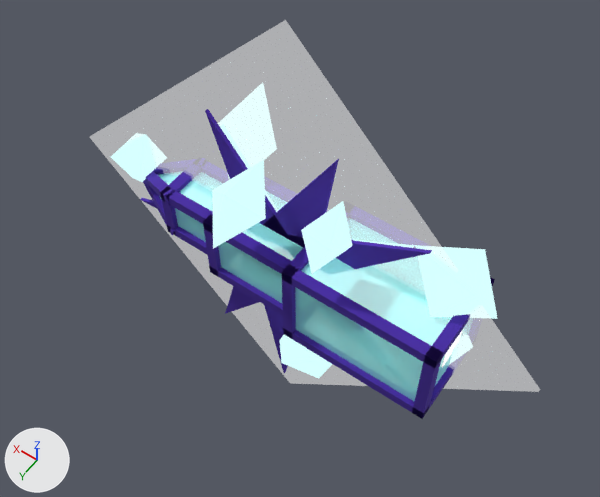
What one commit did to the glTF model assets/models/effects/fx_spellpierce.glb.
The view is the same before and after, from a 50 mm camera at (-1.65, 2.18, 3.52) aimed at (0.0, -0.14, -0.11). Every picture has the same lights, and +X, +Y and +Z are marked at lower left. The picture after the commit comes second. Where no turn or scale is listed for an object, it has been applied to the vertices. Vertices at exactly the same position are counted once.

Before the edit, the objects in view are built like this:
```python
ob_spellpierce_fx_spellpierce_lance_glow1 = bpy.data.objects.new('spellpierce_FX_SpellPierce_Lance_Glow1', me_mesh_0)
ob_spellpierce_fx_spellpierce_lance_glow1.location = (0.0, 0.0, 0.0)
ob_spellpierce_fx_spellpierce_lance_mesh2 = bpy.data.objects.new('spellpierce_FX_SpellPierce_Lance_Mesh2', me_mesh_1)
ob_spellpierce_fx_spellpierce_lance_mesh2.location = (0.0, 0.0, 0.0)
ob_spellpierce_fx_spellpierce_lance_mesh3 = bpy.data.objects.new('spellpierce_FX_SpellPierce_Lance_Mesh3', me_mesh_2)
ob_spellpierce_fx_spellpierce_lance_mesh3.location = (0.0, 0.0, 0.0)
ob_spellpierce_fx_spellpierce_puncture_glow2 = bpy.data.objects.new('spellpierce_FX_SpellPierce_Puncture_Glow2', me_mesh_4)
ob_spellpierce_fx_spellpierce_puncture_glow2.location = (0.0, 0.0, 0.0)
ob_spellpierce_fx_spellpierce_puncture_glow3 = bpy.data.objects.new('spellpierce_FX_SpellPierce_Puncture_Glow3', me_mesh_5)
ob_spellpierce_fx_spellpierce_puncture_glow3.location = (0.0, 0.0, 0.0)
ob_spellpierce_fx_spellpierce_puncture_mesh1 = bpy.data.objects.new('spellpierce_FX_SpellPierce_Puncture_Mesh1', me_mesh_3)
ob_spellpierce_fx_spellpierce_puncture_mesh1.location = (0.0, 0.0, 0.0)
ob_spellpierce_fx_spellpierce_shards_glow1 = bpy.data.objects.new('spellpierce_FX_SpellPierce_Shards_Glow1', me_mesh_6)
ob_spellpierce_fx_spellpierce_shards_glow1.location = (0.0, 0.0, 0.0)
```
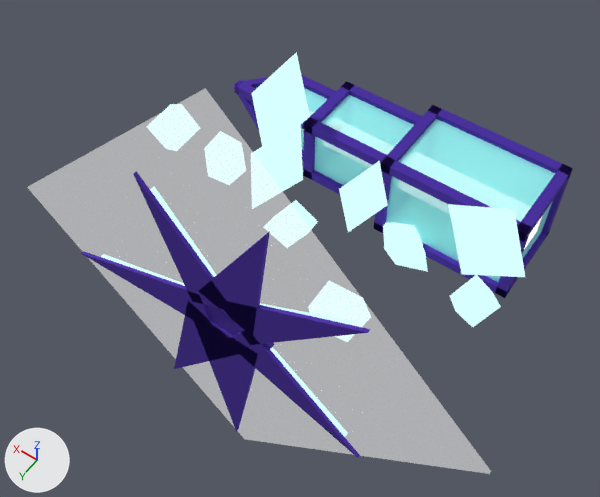
Where the change shows, as pixel boxes [x1, y1, x2, y2] in the pictures (600 x 497 px):
'spellpierce_FX_SpellPierce_Puncture_Glow3', moved: before [90, 20, 540, 392]; after [27, 88, 491, 474]
'spellpierce_FX_SpellPierce_Lance_Mesh3', moved: before [157, 173, 452, 401]; after [252, 88, 555, 282]
'spellpierce_FX_SpellPierce_Shards_Glow1', moved: before [111, 134, 498, 378]; after [164, 52, 525, 327]
'spellpierce_FX_SpellPierce_Lance_Mesh2', moved: before [143, 168, 495, 419]; after [234, 75, 573, 298]
'spellpierce_FX_SpellPierce_Puncture_Mesh1', moved: before [140, 109, 432, 373]; after [81, 171, 371, 458]
'spellpierce_FX_SpellPierce_Puncture_Glow2', moved (mostly hidden): before [220, 124, 415, 248]; after [101, 186, 354, 437]
'spellpierce_FX_SpellPierce_Lance_Glow1', moved (mostly hidden): before [442, 338, 457, 367]; after [524, 215, 543, 249]

Patch to the scene script:
```diff
--- a/assets/models/effects/fx_spellpierce.glb.py
+++ b/assets/models/effects/fx_spellpierce.glb.py
@@ me_mesh_0 @@
 # used by ob_spellpierce_fx_spellpierce_lance_glow1; location = (0.0, 0.0, 0.0)
-me_mesh_0.from_pydata(...)  # 30 vertices, 44 faces; spans x -1.02..0.87, y -0.08..0.08, z -0.08..0.08
+me_mesh_0.from_pydata(...)  # 30 vertices, 44 faces; spans x -1.02..0.87, y -0.98..-0.82, z -0.08..0.08
+# me_mesh_0 part 1: the whole mesh is moved by (0.0, -0.9, 0.0)
 me_mesh_0.materials.append(mat_material_0)
@@ me_mesh_1 @@
 # used by ob_spellpierce_fx_spellpierce_lance_mesh2; location = (0.0, 0.0, 0.0)
-me_mesh_1.from_pydata(...)  # 176 vertices, 384 faces; spans x -1.05..1.05, y -0.28..0.28, z -0.28..0.28
+me_mesh_1.from_pydata(...)  # 176 vertices, 384 faces; spans x -1.05..1.05, y -1.18..-0.62, z -0.28..0.28
+# me_mesh_1 part 2: the whole mesh is moved by (0.0, -0.9, 0.0)
 me_mesh_1.materials.append(mat_material_1)
@@ me_mesh_2 @@
 # used by ob_spellpierce_fx_spellpierce_lance_mesh3; location = (0.0, 0.0, 0.0)
-me_mesh_2.from_pydata(...)  # 26 vertices, 44 faces; spans x -1.02..1.0, y -0.25..0.25, z -0.25..0.25
+me_mesh_2.from_pydata(...)  # 26 vertices, 44 faces; spans x -1.02..1.0, y -1.15..-0.65, z -0.25..0.25
+# me_mesh_2 part 3: the whole mesh is moved by (0.0, -0.9, 0.0)
 me_mesh_2.materials.append(mat_material_2)
@@ me_mesh_3 @@
 # used by ob_spellpierce_fx_spellpierce_puncture_mesh1; location = (0.0, 0.0, 0.0)
-me_mesh_3.from_pydata(...)  # 50 vertices, 68 faces; spans x -0.85..1.05, y -0.01..0.04, z -1.26..0.92
+me_mesh_3.from_pydata(...)  # 50 vertices, 68 faces; spans x -0.85..1.05, y 0.49..0.54, z -1.26..0.92
+# me_mesh_3 part 4: the whole mesh is moved by (0.0, 0.5, 0.0)
 me_mesh_3.materials.append(mat_material_3)
@@ me_mesh_4 @@
 # used by ob_spellpierce_fx_spellpierce_puncture_glow2; location = (0.0, 0.0, 0.0)
-me_mesh_4.from_pydata(...)  # 42 vertices, 56 faces; spans x -0.75..0.92, y -0.02..0.02, z -1.1..0.81
+me_mesh_4.from_pydata(...)  # 42 vertices, 56 faces; spans x -0.75..0.92, y 0.48..0.52, z -1.1..0.81
+# me_mesh_4 part 5: the whole mesh is moved by (0.0, 0.5, 0.0)
 me_mesh_4.materials.append(mat_material_4)
@@ me_mesh_5 @@
 # used by ob_spellpierce_fx_spellpierce_puncture_glow3; location = (0.0, 0.0, 0.0)
-me_mesh_5.from_pydata(...)  # 8 vertices, 12 faces; spans x -1.47..1.47, y -0.04..-0.02, z -1.47..1.47
+me_mesh_5.from_pydata(...)  # 8 vertices, 12 faces; spans x -1.47..1.47, y 0.46..0.48, z -1.47..1.47
+# me_mesh_5 part 6: the whole mesh is moved by (0.0, 0.5, 0.0)
 me_mesh_5.materials.append(mat_material_5)
@@ me_mesh_6 @@
 # used by ob_spellpierce_fx_spellpierce_shards_glow1; location = (0.0, 0.0, 0.0)
-me_mesh_6.from_pydata(...)  # 60 vertices, 80 faces; spans x -1.15..1.15, y -0.45..0.45, z -0.76..0.76
+me_mesh_6.from_pydata(...)  # 60 vertices, 80 faces; spans x -1.15..1.15, y -0.75..0.15, z -0.76..0.76
+# me_mesh_6 part 7: the whole mesh is moved by (0.0, -0.3, 0.0)
 me_mesh_6.materials.append(mat_material_6)
```
